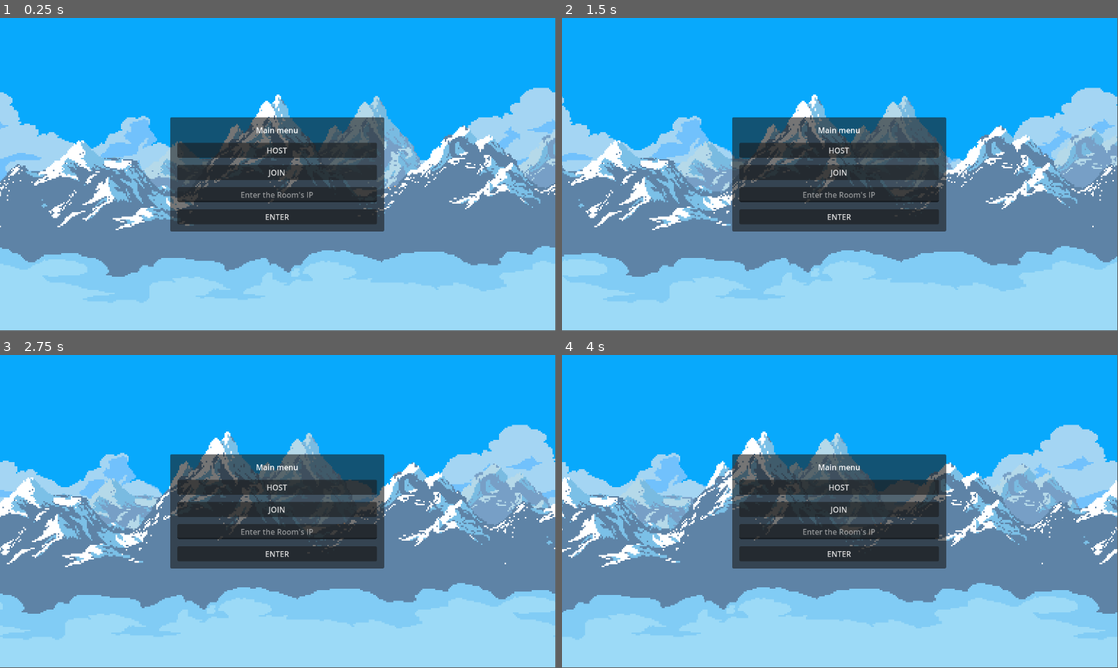
Above: before the commit, frames 1-4 (two rows, left to right).
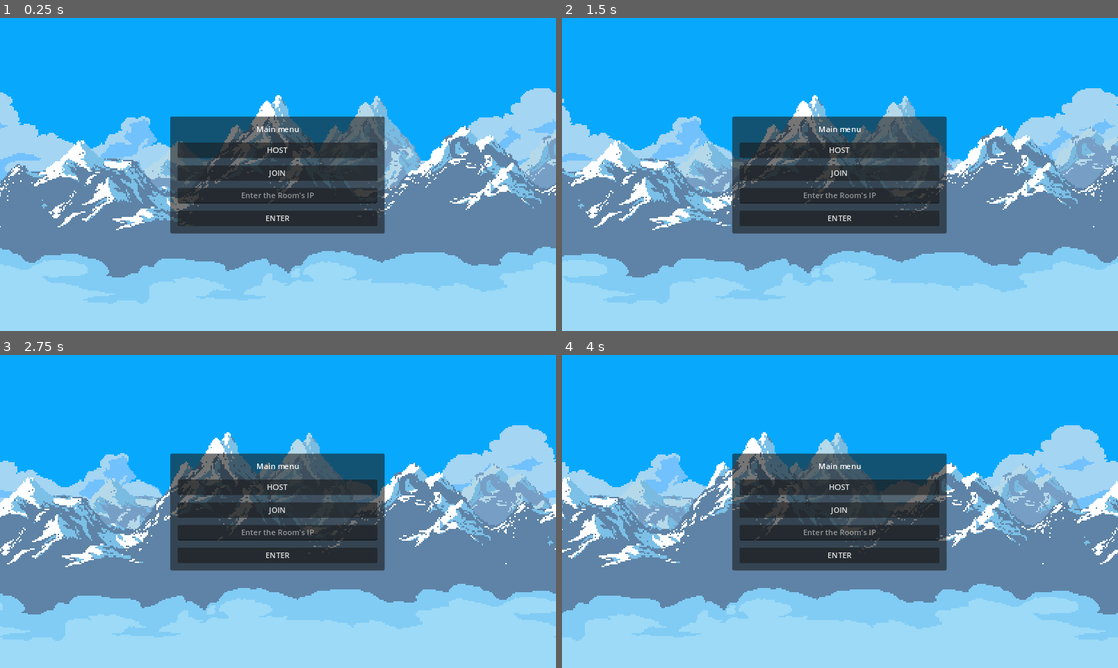
Above: after the commit, the same moments.

Repository: MilDevelop/dynamic-attack
Game: Godot game, scene res://World/main.tscn
The game is run twice, just before and just after one commit, with the same random seed, the same clock (stepped at 60 frames per second) and the same inputs. The engine's default icon, where the game draws it, is replaced by a stand-in: a white triangle on a blue panel in a dark square.
Inputs (mouse positions are in pixels of both pictures, inside the frame that each line leads up to):
- Up to frame 1 (0.25 s): no input
- Up to frame 2 (1.5 s): tap Enter (ui_accept) at 0.5, 0.77 s; move the mouse to (962, 158) at 0.52 s; hold D (ui_right) from 0.53 s (still down); right-click (962, 158) at 0.6 s; move the mouse to (728, 190) at 1.27 s; click (728, 190) at 1.35 s
- Up to frame 3 (2.75 s): tap Enter (ui_accept) at 1.52 s; move the mouse to (333, 442) at 2.02 s; release D (ui_right) at 2.03 s; hold A (ui_left) from 2.03 s (still down); hold Shift (sit) from 2.03 s (still down)
- Up to frame 4 (4 s): move the mouse to (812, 574) at 2.77 s; release A (ui_left) at 2.78 s; release Shift (sit) at 2.78 s; hold D (ui_right) from 2.78 s (still down); right-click (812, 574) at 2.85 s; tap Enter (ui_accept) at 3.02, 3.77 s; move the mouse to (1006, 558) at 3.52 s; click (1006, 558) at 3.6 s
In our replay, the window is 799x449 before the commit and 800x450 after it. These sizes can differ from the game's own. Grey fills any space a smaller window leaves; there, only what the larger window draws over its background counts as a difference.

The runs differ from the first frame. In frame 1, 4.1% of the frame differs, in the area x 0-100%, y 0-92%; in frame 2, 4.2%; in frame 3, 4.1%; in frame 4, 4.2%.

Commit message:
Pre-reliase

Diff:
--- a/Player/player.tscn
+++ b/Player/player.tscn
@@ -918,6 +918,9 @@
 properties/11/path = NodePath(".:velocity")
 properties/11/spawn = true
 properties/11/replication_mode = 2
+properties/12/path = NodePath("AnimatedSprite2D:animation")
+properties/12/spawn = true
+properties/12/replication_mode = 1
 
 [node name="Player" type="CharacterBody2D"]
 collision_layer = 2
--- a/World/main.gd
+++ b/World/main.gd
@@ -4,6 +4,8 @@
 @onready var HP_Value = $"Game/HealthsBar/HP-Value"
 @onready var control = $Control
 @onready var player = $Player
+@onready var LeaveButton = $Game/LeaveButton
+@onready var Background = $Game/ParallaxBackground
 
 var Num_Plr : int = 0
 
@@ -19,6 +21,16 @@
 func _on_player_health_changed(new_health: int) -> void:
 	heatlhs_bar.value = int((new_health * 78) / 100)
 	HP_Value.text = str(new_health)
+
 func _spawn(gamer, connection_players):
 	call_deferred("add_child", gamer)
 	Num_Plr = connection_players
+
+func _on_leave_button_pressed() -> void:
+	print("in the following versions")
+	#var peer_id = get_multiplayer_authority()
+	#multiplayer.connect("peer_disconnected" ,Callable(self, "control._remove_player"), peer_id)
+	#hide()
+	#Background.hide()
+	#for iter in control.get_children():
+		#iter.visible = true
--- a/World/main.tscn
+++ b/World/main.tscn
@@ -240,5 +240,14 @@
 text = "100"
 horizontal_alignment = 1
 
+[node name="LeaveButton" type="Button" parent="Game"]
+offset_left = 1062.0
+offset_top = 10.0
+offset_right = 1142.0
+offset_bottom = 49.0
+text = "Leave "
+
 [node name="TestMobe" parent="Game" instance=ExtResource("13_jr3hh")]
 position = Vector2(664, 372)
+
+[connection signal="pressed" from="Game/LeaveButton" to="." method="_on_leave_button_pressed"]
--- a/project.godot
+++ b/project.godot
@@ -18,6 +18,11 @@
 [autoload]
 
 Signals="*res://Global/signals.gd"
+
+[display]
+
+window/size/mode=2
+window/stretch/mode="canvas_items"
 
 [editor_plugins]
 
